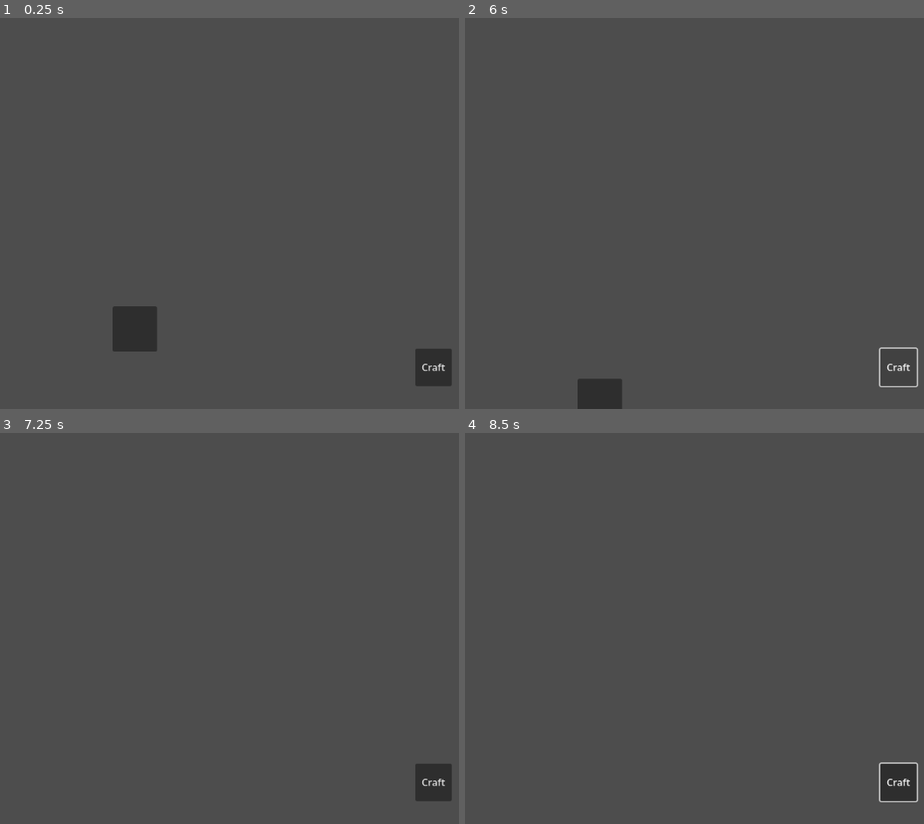
Above: before the commit, frames 1-4 (two rows, left to right).
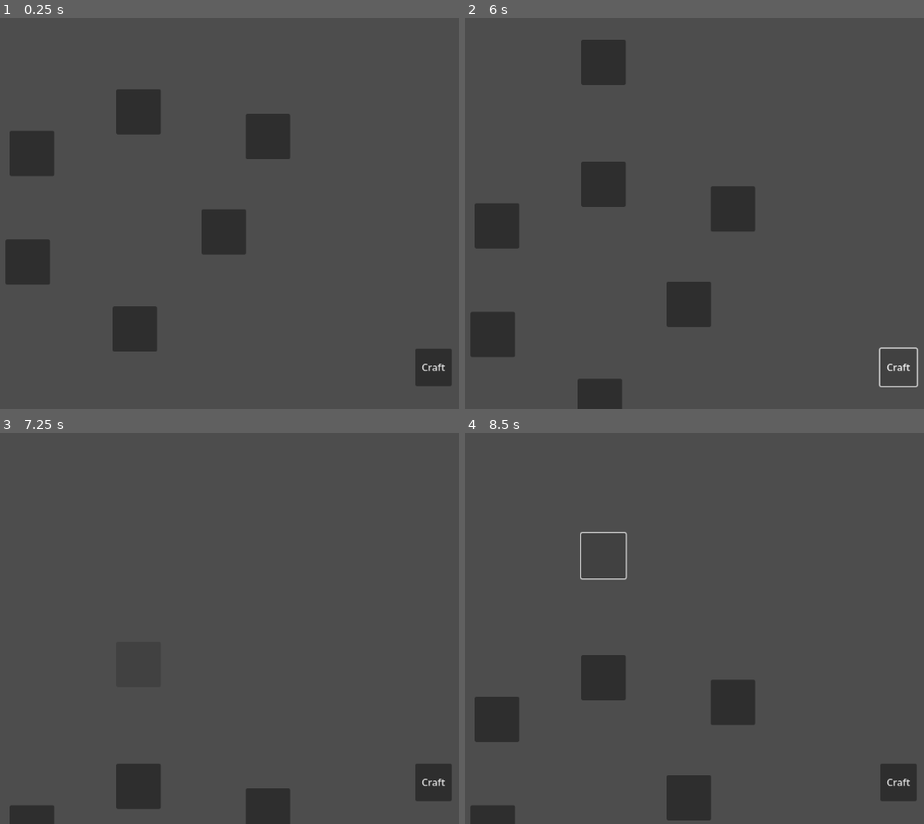
Above: after the commit, the same moments.

Repository: Aswath-sudhakar/Potion_Grungeon
Game: Godot game, scene res://map.tscn
Same seed, same stepped clock (60 frames per second), same inputs: the game is played once before the commit and once after it. The project has no main scene, so this scene is started directly.
Inputs (mouse positions are in pixels of both pictures, inside the frame that each line leads up to):
- Up to frame 1 (0.25 s): no input
- Up to frame 2 (6 s): click (598, 330) at 0.5 s; click (492, 260) at 1.27 s; click (689, 233) at 2.02 s; click (497, 154) at 2.77 s; click (731, 135) at 3.52 s; click (602, 111) at 4.27 s; click "Craft" at 5 s; tap Enter at 5.75 s; hold Up (ui_up) from 5.78 s (still down)
- Up to frame 3 (7.25 s): release Up (ui_up) at 6.5 s; click (137, 663) at 6.52 s
- Up to frame 4 (8.5 s): tap Space at 7.25 s; hold Down (ui_down) 7.28-8.03 s; hold Up (ui_up) from 8.03 s (still down)

The runs differ from the first frame. In frame 1, 5.5% of the frame differs, in the area x 1-64%, y 18-69%; in frame 2, 6.6%, in the area x 1-64%, y 5-87%; in frame 3, 2.4%; in frame 4, 5.2%.

Commit message:
more buttons

Diff:
--- a/map.tscn
+++ b/map.tscn
@@ -9,6 +9,42 @@
 offset_top = 479.0
 offset_right = 631.50006
 offset_bottom = 554.00006
+
+[node name="Button2" type="Button" parent="." unique_id=1046668428]
+offset_left = 381.0
+offset_top = 368.0
+offset_right = 454.50006
+offset_bottom = 443.00006
+
+[node name="Button3" type="Button" parent="." unique_id=1975048440]
+offset_left = 705.0
+offset_top = 318.0
+offset_right = 778.50006
+offset_bottom = 393.00006
+
+[node name="Button4" type="Button" parent="." unique_id=754481794]
+offset_left = 388.0
+offset_top = 188.0
+offset_right = 461.50006
+offset_bottom = 263.00006
+
+[node name="Button5" type="Button" parent="." unique_id=1011423507]
+offset_left = 778.49994
+offset_top = 159.99997
+offset_right = 852.0
+offset_bottom = 235.00003
+
+[node name="Button6" type="Button" parent="." unique_id=1201752134]
+offset_left = 564.0
+offset_top = 119.0
+offset_right = 637.50006
+offset_bottom = 194.00006
+
+[node name="Button7" type="Button" parent="." unique_id=315013555]
+offset_left = 564.0
+offset_top = -83.0
+offset_right = 637.50006
+offset_bottom = -7.999939
 
 [node name="Camera2D" type="Camera2D" parent="." unique_id=1828106699]
 position = Vector2(576, 325)
